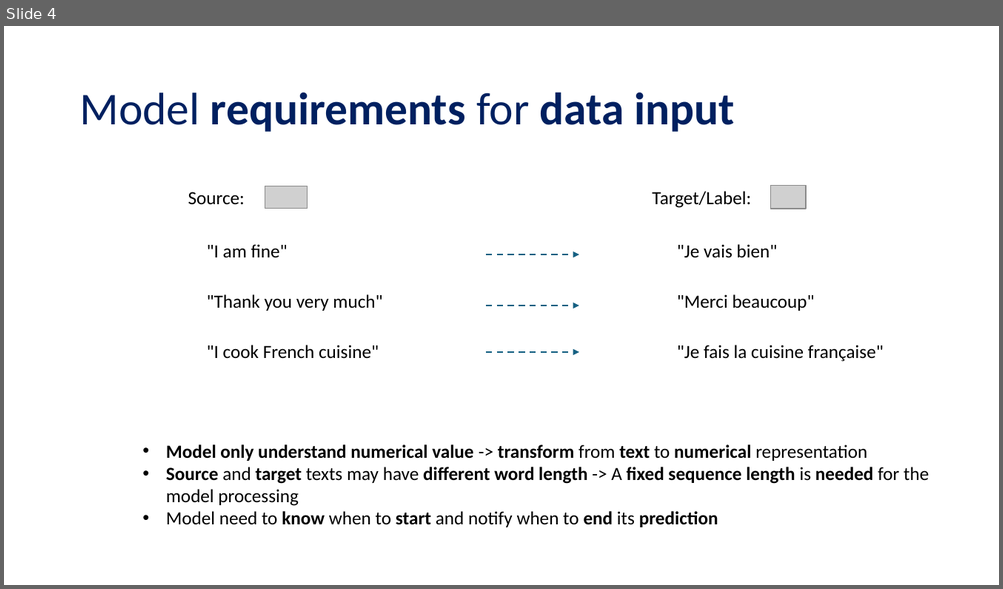
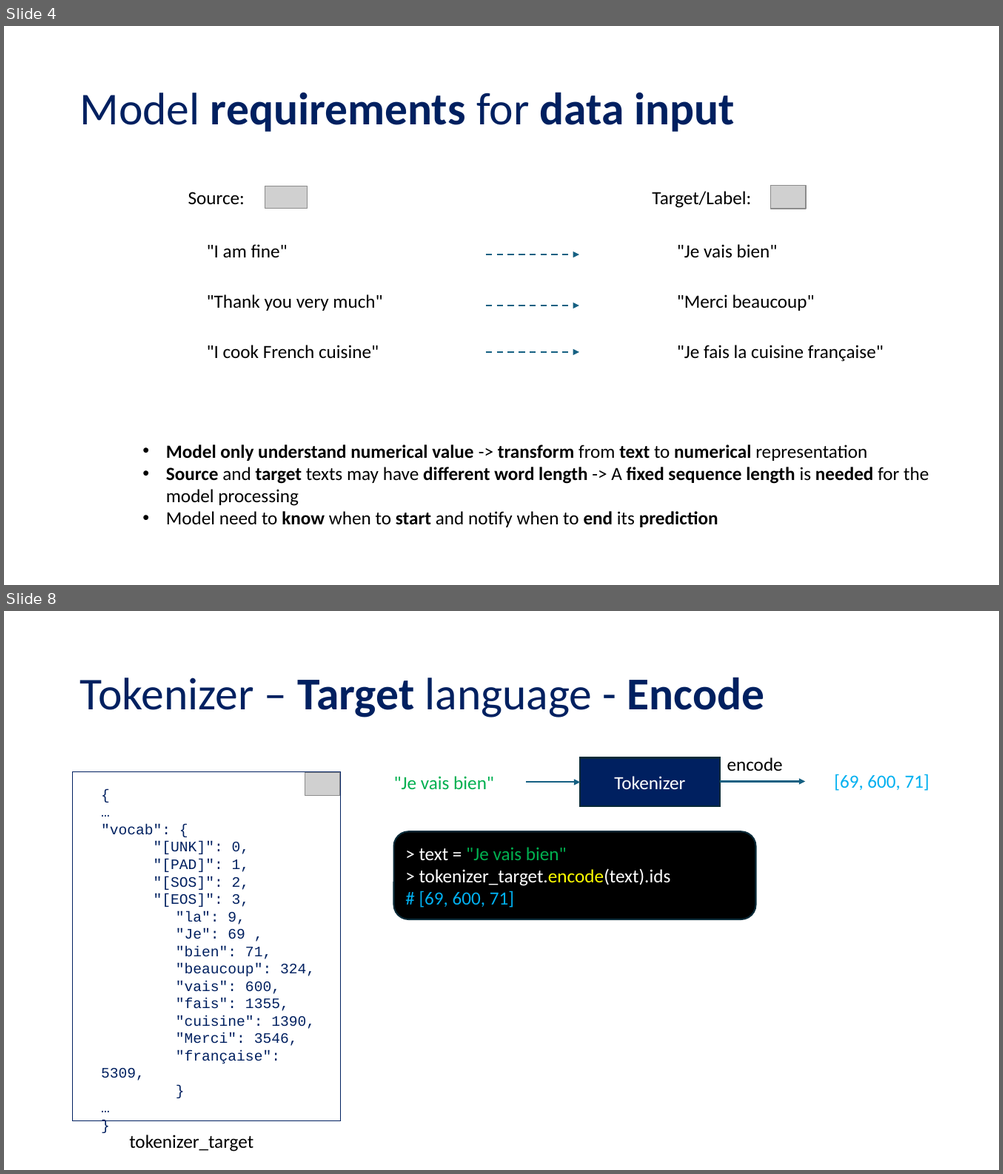
Before and after one commit to tanquangduong/transformer-pt, a slide deck: presentation/Introduction to Transformer.pptx. Shown one above the other, each under a label of ours: slide 4 before the commit, slides 4 and 8 after it; the slides between them are not shown. The pictures are 1003x589 and 1003x1174 pixels, drawn with LibreOffice and Linux fonts; fonts in the diff are those of the drawing; grey boxes stand for pictures. Boxes give left, top, right and bottom in pixels: in the first picture for what was removed or moved away, otherwise in the second. Text is boxed around its words. In the diff, an @@ line names an element or a change of style, - is before the commit and + after.

```diff
--- a/presentation/Introduction to Transformer.pptx
+++ b/presentation/Introduction to Transformer.pptx
@@ slide 8 added at (x1=4, y1=611, x2=999, y2=1170), background #FFFFFF @@
@@ title added at (x1=79, y1=677, x2=765, y2=718), 44 pt, text #002060 @@
+Tokenizer – Target language - Encode
@@ rectangle added at (x1=73, y1=772, x2=341, y2=1122), outline #002060 0.75 pt @@
@@ picture added at (x1=304, y1=773, x2=340, y2=796) @@
@@ group added at (x1=393, y1=758, x2=929, y2=920): 3 texts, 2 arrows, 1 rounded rectangle, 1 rectangle @@
+"Je vais bien"
+> text = "Je vais bien"
+> tokenizer_target.encode(text).ids
+# [69, 600, 71]
+Tokenizer
+encode
+[69, 600, 71]
@@ text added at (x1=101, y1=824, x2=315, y2=1081), 14 pt, text #002060 @@
+{
+…
+"vocab": {
+"[UNK]": 0,
+"[PAD]": 1,
+"[SOS]": 2,
+"[EOS]": 3,
+"la": 9,
+"Je": 69 ,
+"bien": 71,
+"beaucoup": 324,
+"vais": 600,
+"fais": 1355,
+"cuisine": 1390,
+"Merci": 3546,
+"française": 5309,
+}
+…
+}
@@ text added at (x1=129, y1=1135, x2=253, y2=1152), 18 pt, text #000000 @@
+tokenizer_target
```
Also in this commit, not shown: 4 slides changed, 15 other slides added, 3 slides removed, 1 other file.
